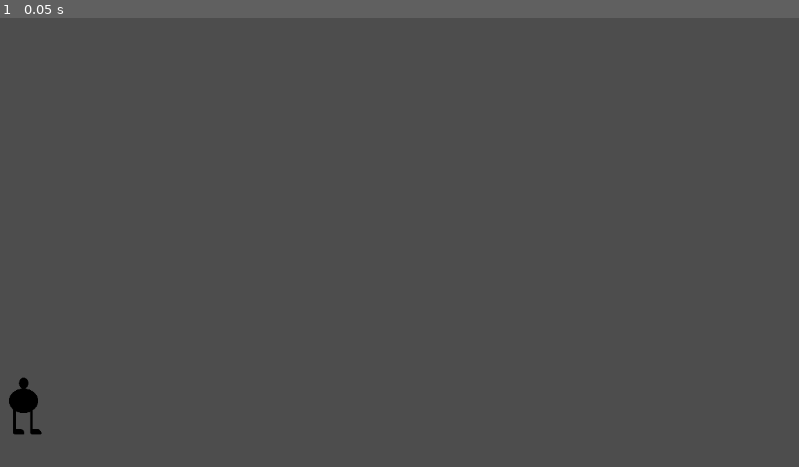
Above: before the commit, frame 1.
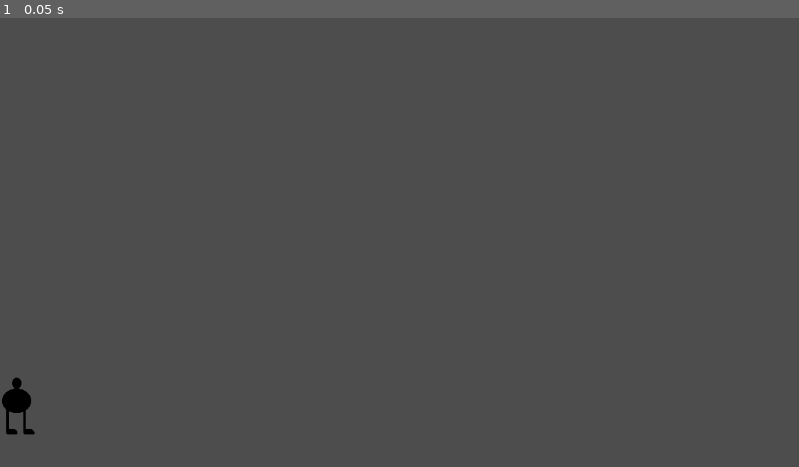
Above: after the commit, the same moment.

Repository: Bloxorer/mygame
Game: Godot game, scene res://Scenes/основная сцена.tscn
Two runs of this game, one before a commit and one after it. Both use one fixed random seed, a clock stepped at 60 frames per second and the inputs below. The project has no main scene, so this scene is started directly.
Inputs:
- Up to frame 1 (0.05 s): no input

The runs differ from the first frame. In frame 1, 0.2% of the frame differs, in the area x 0-6%, y 79-93%.

Commit message:
first code

Diff:
--- a/Scenes/основная сцена.tscn
+++ b/Scenes/основная сцена.tscn
@@ -1,7 +1,10 @@
-[gd_scene load_steps=2 format=3 uid="uid://bql3vsa2sqo4q"]
+[gd_scene load_steps=3 format=3 uid="uid://bql3vsa2sqo4q"]
 
 [ext_resource type="PackedScene" uid="uid://bjcv20sktq53w" path="res://Scenes/персонаж.tscn" id="1_qxx53"]
+[ext_resource type="Script" path="res://персонаж.gd" id="2_0bkwe"]
 
 [node name="Start Scene" type="Node2D"]
 
 [node name="Area2D" parent="." instance=ExtResource("1_qxx53")]
+position = Vector2(242, 752)
+script = ExtResource("2_0bkwe")
--- /dev/null
+++ b/персонаж.gd
@@ -0,0 +1,8 @@
+extends Area2D
+
+var speed = 400 # speed for move
+var run_speed = 600 # run speed
+var screen_size
+
+func _ready():
+	screen_size = get_viewport_rect().size
